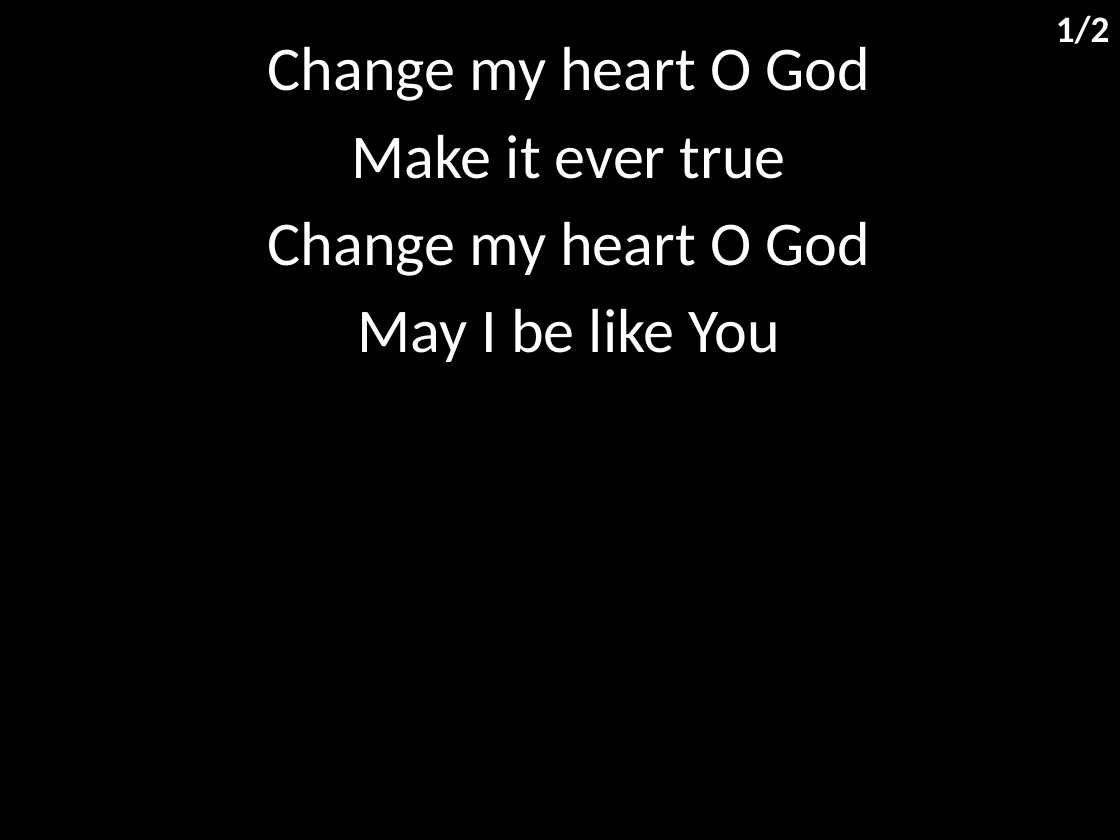
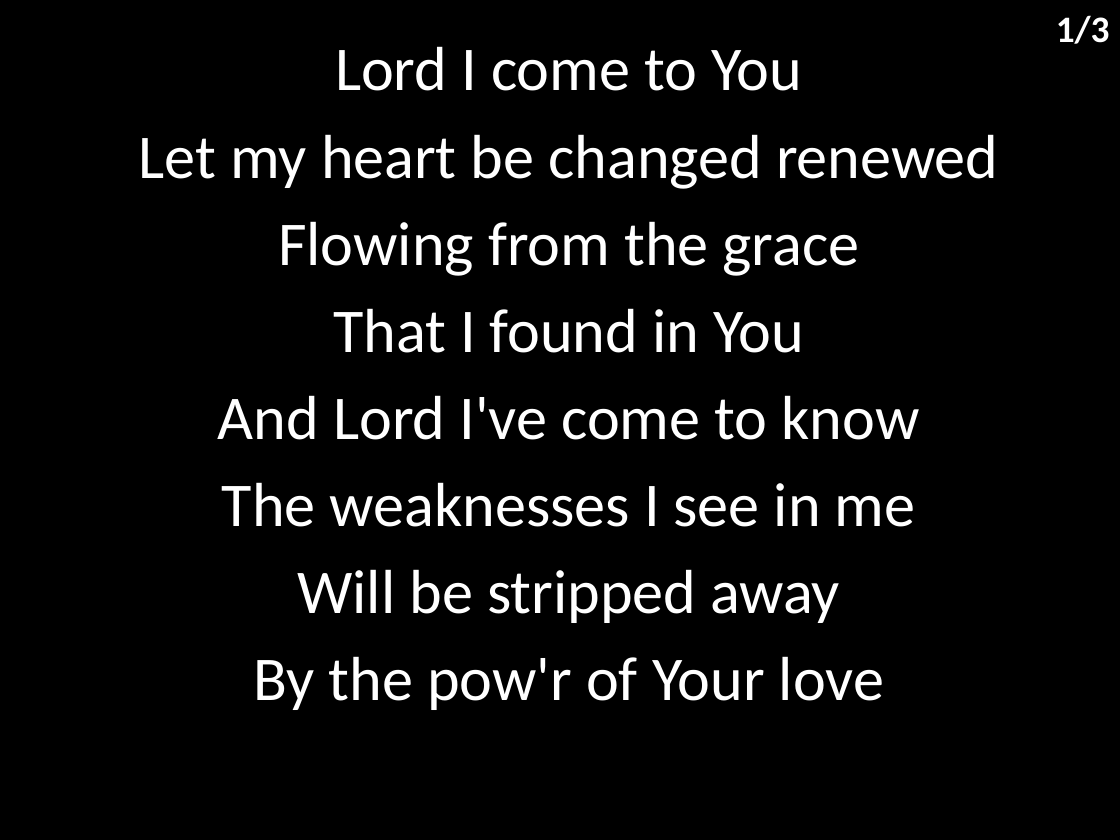
Before and after one commit to hoo-are-ya/worship, a slide deck: slide 28 of docs/songs_2022-10-30.pptx (slide 30 before the commit). Drawn at 1120x840 pixels with LibreOffice and Linux fonts; fonts in the diff are those of the drawing. Boxes give left, top, right and bottom in pixels: in the first picture for what was removed or moved away, otherwise in the second. Text is boxed around its words. In the diff, an @@ line names an element or a change of style, - is before the commit and + after.

```diff
--- a/docs/songs_2022-10-30.pptx
+++ b/docs/songs_2022-10-30.pptx
@@ text at box(1056, 15, 1110, 44): text changed @@
-1/2
+1/3
@@ subtitle at box(139, 46, 998, 710): text changed @@
-Change my heart O God
-Make it ever true
-Change my heart O God
-May I be like You
+Lord I come to You
+Let my heart be changed renewed
+Flowing from the grace
+That I found in You
+And Lord I've come to know
+The weaknesses I see in me
+Will be stripped away
+By the pow'r of Your love
```
Also in this commit, not shown: 2 other slides changed, 3 slides added, 2 other files.
